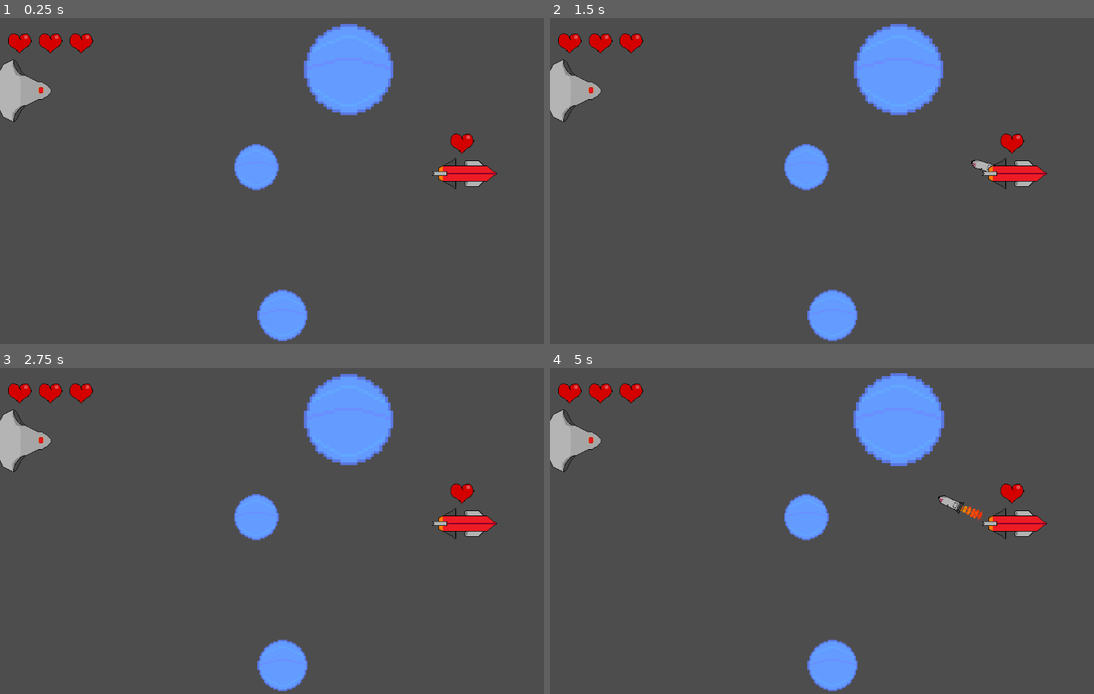
Above: before the commit, frames 1-4 (two rows, left to right).
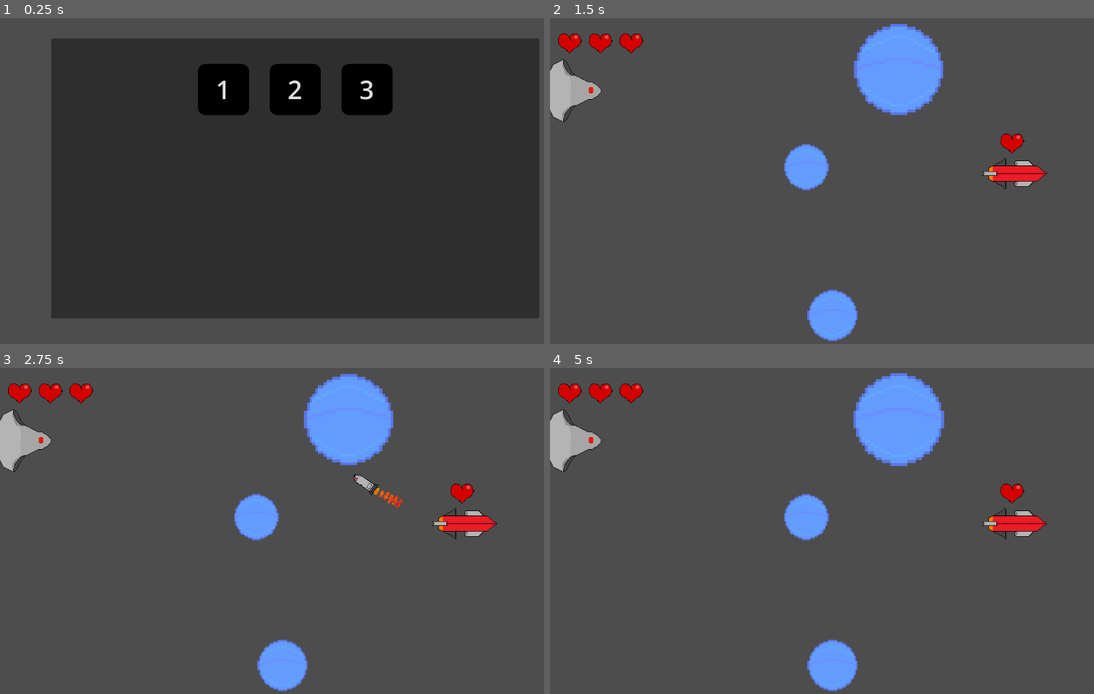
Above: after the commit, the same moments.

Repository: farkon00/GMTK2024
Game: Godot game, scene res://Main.tscn
Same seed, same stepped clock (60 frames per second), same inputs: the game is played once before the commit and once after it.
Inputs (mouse positions are in pixels of both pictures, inside the frame that each line leads up to):
- Up to frame 1 (0.25 s): no input
- Up to frame 2 (1.5 s): click (773, 89) at 0.5 s, where only the run after the commit has a clickable "1"; tap Enter at 1.25 s; move the mouse to (974, 161) at 1.27 s; click (974, 161) at 1.42 s
- Up to frame 3 (2.75 s): move the mouse to (179, 544) at 2.02 s; click (179, 544) at 2.17 s
- Up to frame 4 (5 s): move the mouse to (903, 456) at 2.77 s; click (903, 456) at 2.92 s; tap Space at 3.5 s; move the mouse to (816, 596) at 3.52 s; click (816, 596) at 3.67 s; tap Enter at 4.25 s; move the mouse to (1023, 576) at 4.27 s; click (1023, 576) at 4.42 s

The runs differ from the first frame. In frame 1, 79% of the frame differs, in the area x 0-100%, y 1-100%; in frame 2, less than 0.1%; in frame 3, 0.2%; in frame 4, 0.2%.

Commit message:
Added level select functionality

Diff:
--- a/Main.tscn
+++ b/Main.tscn
@@ -1,20 +1,22 @@
-[gd_scene load_steps=5 format=3 uid="uid://60x0tpw1kfl1"]
+[gd_scene load_steps=6 format=3 uid="uid://60x0tpw1kfl1"]
 
 [ext_resource type="PackedScene" uid="uid://hjk2yrp438kv" path="res://Levels/level1.tscn" id="2_vivy5"]
 [ext_resource type="PackedScene" uid="uid://dbagmxdk5mime" path="res://Levels/level2.tscn" id="3_4e7he"]
 [ext_resource type="Script" path="res://Scripts/GameManager.gd" id="4_0dhc0"]
+[ext_resource type="Theme" uid="uid://cvftj2ibeautp" path="res://Themes/LevelSelectScreen.tres" id="4_xl53m"]
 
 [sub_resource type="LabelSettings" id="LabelSettings_n6bjm"]
 font_size = 90
 
 [node name="Node2D" type="Node2D"]
 
-[node name="GameManager" type="Node" parent="."]
+[node name="GameManager" type="Node" parent="." node_paths=PackedStringArray("level_box")]
+process_priority = 2
 script = ExtResource("4_0dhc0")
 levels = Array[PackedScene]([ExtResource("2_vivy5"), ExtResource("3_4e7he")])
+level_box = NodePath("LevelSelectUI/Panel/Control/LevelBox")
 
 [node name="GameOverUI" type="Control" parent="GameManager"]
-process_mode = 4
 visible = false
 z_index = 100
 layout_mode = 3
@@ -22,31 +24,37 @@
 offset_right = 1920.0
 offset_bottom = 1080.0
 
-[node name="PanelContainer" type="PanelContainer" parent="GameManager/GameOverUI"]
+[node name="Panel" type="Panel" parent="GameManager/GameOverUI"]
 layout_mode = 0
-offset_right = 1920.0
-offset_bottom = 1080.0
-scale = Vector2(0.600009, 0.60001)
+offset_right = 1152.0
+offset_bottom = 648.0
 
-[node name="ColorRect" type="ColorRect" parent="GameManager/GameOverUI/PanelContainer"]
-z_index = -1
-layout_mode = 2
-color = Color(0, 0, 0, 0.784314)
-
-[node name="VBoxContainer" type="VBoxContainer" parent="GameManager/GameOverUI/PanelContainer"]
-layout_mode = 2
+[node name="VBoxContainer" type="VBoxContainer" parent="GameManager/GameOverUI/Panel"]
+layout_mode = 1
+anchors_preset = 15
+anchor_right = 1.0
+anchor_bottom = 1.0
+grow_horizontal = 2
+grow_vertical = 2
 size_flags_horizontal = 4
 size_flags_vertical = 4
+alignment = 1
 
-[node name="GameOverLabel" type="Label" parent="GameManager/GameOverUI/PanelContainer/VBoxContainer"]
+[node name="GameOverLabel" type="Label" parent="GameManager/GameOverUI/Panel/VBoxContainer"]
 layout_mode = 2
 text = "Game Over"
 label_settings = SubResource("LabelSettings_n6bjm")
 horizontal_alignment = 1
 vertical_alignment = 1
 
+[node name="LevelSelectButton" type="Button" parent="GameManager/GameOverUI/Panel/VBoxContainer"]
+custom_minimum_size = Vector2(300, 100)
+layout_mode = 2
+size_flags_horizontal = 4
+theme = ExtResource("4_xl53m")
+text = "Level Select"
+
 [node name="YouWinUI" type="Control" parent="GameManager"]
-process_mode = 4
 visible = false
 z_index = 100
 layout_mode = 3
@@ -54,27 +62,88 @@
 offset_right = 1920.0
 offset_bottom = 1080.0
 
-[node name="PanelContainer" type="PanelContainer" parent="GameManager/YouWinUI"]
+[node name="Panel" type="Panel" parent="GameManager/YouWinUI"]
 layout_mode = 0
-offset_right = 1920.0
-offset_bottom = 1080.0
-scale = Vector2(0.600009, 0.60001)
+offset_right = 1152.0
+offset_bottom = 648.0
 
-[node name="ColorRect" type="ColorRect" parent="GameManager/YouWinUI/PanelContainer"]
-z_index = -1
-layout_mode = 2
-color = Color(0, 0, 0, 0.784314)
-
-[node name="VBoxContainer" type="VBoxContainer" parent="GameManager/YouWinUI/PanelContainer"]
-layout_mode = 2
+[node name="VBoxContainer" type="VBoxContainer" parent="GameManager/YouWinUI/Panel"]
+layout_mode = 1
+anchors_preset = 15
+anchor_right = 1.0
+anchor_bottom = 1.0
+grow_horizontal = 2
+grow_vertical = 2
 size_flags_horizontal = 4
 size_flags_vertical = 4
+alignment = 1
 
-[node name="GameOverLabel" type="Label" parent="GameManager/YouWinUI/PanelContainer/VBoxContainer"]
+[node name="YouWinLabel" type="Label" parent="GameManager/YouWinUI/Panel/VBoxContainer"]
 layout_mode = 2
-text = "You win"
+text = "You Win"
 label_settings = SubResource("LabelSettings_n6bjm")
 horizontal_alignment = 1
 vertical_alignment = 1
 
-[node name="Level" parent="." instance=ExtResource("2_vivy5")]
+[node name="LevelSelectButton" type="Button" parent="GameManager/YouWinUI/Panel/VBoxContainer"]
+custom_minimum_size = Vector2(300, 100)
+layout_mode = 2
+size_flags_horizontal = 4
+theme = ExtResource("4_xl53m")
+text = "Level Select"
+
+[node name="LevelSelectUI" type="Control" parent="GameManager"]
+layout_mode = 3
+anchors_preset = 0
+offset_right = 1152.0
+offset_bottom = 648.0
+
+[node name="Panel" type="Panel" parent="GameManager/LevelSelectUI"]
+z_index = 10
+layout_mode = 1
+anchors_preset = 8
+anchor_left = 0.5
+anchor_top = 0.5
+anchor_right = 0.5
+anchor_bottom = 0.5
+offset_left = -476.0
+offset_top = -274.0
+offset_right = 476.0
+offset_bottom = 274.0
+grow_horizontal = 2
+grow_vertical = 2
+
+[node name="Control" type="Control" parent="GameManager/LevelSelectUI/Panel"]
+anchors_preset = 0
+offset_top = 50.0
+offset_right = 40.0
+offset_bottom = 90.0
+
+[node name="LevelBox" type="HBoxContainer" parent="GameManager/LevelSelectUI/Panel/Control"]
+layout_mode = 2
+offset_right = 952.0
+offset_bottom = 100.0
+grow_horizontal = 2
+theme_override_constants/separation = 40
+alignment = 1
+
+[node name="Level1" type="Button" parent="GameManager/LevelSelectUI/Panel/Control/LevelBox"]
+custom_minimum_size = Vector2(100, 100)
+layout_mode = 2
+theme = ExtResource("4_xl53m")
+text = "1"
+
+[node name="Level2" type="Button" parent="GameManager/LevelSelectUI/Panel/Control/LevelBox"]
+custom_minimum_size = Vector2(100, 100)
+layout_mode = 2
+theme = ExtResource("4_xl53m")
+text = "2"
+
+[node name="Level3" type="Button" parent="GameManager/LevelSelectUI/Panel/Control/LevelBox"]
+custom_minimum_size = Vector2(100, 100)
+layout_mode = 2
+theme = ExtResource("4_xl53m")
+text = "3"
+
+[connection signal="pressed" from="GameManager/GameOverUI/Panel/VBoxContainer/LevelSelectButton" to="GameManager" method="_on_level_select_button_pressed"]
+[connection signal="pressed" from="GameManager/YouWinUI/Panel/VBoxContainer/LevelSelectButton" to="GameManager" method="_on_level_select_button_pressed"]
--- a/Nodes/level_select_ui.tscn
+++ /dev/null
@@ -1,56 +0,0 @@
-[gd_scene load_steps=2 format=3 uid="uid://vcbhxpqj7mvw"]
-
-[ext_resource type="Theme" uid="uid://cvftj2ibeautp" path="res://Themes/LevelSelectScreen.tres" id="1_rtok5"]
-
-[node name="LevelSelectUI" type="Control"]
-layout_mode = 3
-anchors_preset = 0
-offset_right = 1152.0
-offset_bottom = 648.0
-
-[node name="Panel" type="Panel" parent="."]
-z_index = 10
-layout_mode = 1
-anchors_preset = 8
-anchor_left = 0.5
-anchor_top = 0.5
-anchor_right = 0.5
-anchor_bottom = 0.5
-offset_left = -476.0
-offset_top = -274.0
-offset_right = 476.0
-offset_bottom = 274.0
-grow_horizontal = 2
-grow_vertical = 2
-
-[node name="Control" type="Control" parent="Panel"]
-anchors_preset = 0
-offset_top = 50.0
-offset_right = 40.0
-offset_bottom = 90.0
-
-[node name="HBoxContainer" type="HBoxContainer" parent="Panel/Control"]
-layout_mode = 2
-offset_right = 952.0
-offset_bottom = 100.0
-grow_horizontal = 2
-theme_override_constants/separation = 40
-alignment = 1
-
-[node name="Level1" type="Button" parent="Panel/Control/HBoxContainer"]
-custom_minimum_size = Vector2(100, 100)
-layout_mode = 2
-theme = ExtResource("1_rtok5")
-text = "1"
-
-[node name="Level2" type="Button" parent="Panel/Control/HBoxContainer"]
-custom_minimum_size = Vector2(100, 100)
-layout_mode = 2
-theme = ExtResource("1_rtok5")
-text = "2"
-
-[node name="Level3" type="Button" parent="Panel/Control/HBoxContainer"]
-custom_minimum_size = Vector2(100, 100)
-layout_mode = 2
-theme = ExtResource("1_rtok5")
-text = "3"
--- a/Scripts/GameManager.gd
+++ b/Scripts/GameManager.gd
@@ -2,10 +2,11 @@
 extends Node
 
 @export var levels: Array[PackedScene] = []
+@export var level_box: Node
 
 static var instance: GameManager
 
-var is_game_stopped: bool = false
+var is_game_stopped: bool = true
 var currently_changing: Planet = null
 var enemy_ships: Array[EnemyShip] = []
 var time_since_victory: float = 0
@@ -14,21 +15,49 @@
 func _init():
 	instance = self
 
-func initialize_level():
-	for child in $"../Level/EnemyShips".get_children():
+func set_active(node: Node, value: bool):
+	node.set_process(value)
+	node.visible = value
+
+func initialize_level(id: int):
+	var current_level = $"../Level"
+	if current_level != null:
+		current_level.free()
+	current_level = levels[id].instantiate()
+	$"..".add_child(current_level)
+	is_game_stopped = false
+	has_won = false
+	time_since_victory = 0
+	currently_changing = null
+
+	enemy_ships.clear()
+	for child in current_level.get_node("EnemyShips").get_children():
 		if child is EnemyShip:
 			enemy_ships.append(child)
 
+func level_selected(id: int):
+	set_active($"LevelSelectUI", false)
+	initialize_level(id)
+
+func _on_level_select_button_pressed():
+	set_active($"YouWinUI", false)
+	set_active($"GameOverUI", false)
+	set_active($"LevelSelectUI", true)
+
 func _ready():
-	initialize_level()
+	set_active($"YouWinUI", false)
+	set_active($"GameOverUI", false)
+
+	var buttons = level_box.get_children()
+	for i in range(buttons.size()):
+		buttons[i].connect("pressed", func (): level_selected(i))
 
 func gameover():
 	is_game_stopped = true
-	$"GameOverUI".set_process(true)
-	$"GameOverUI".visible = true
+	set_active($"GameOverUI", true)
 
 func _input(event):
-	if !(event is InputEventMouseButton): return
+	if is_game_stopped || !(event is InputEventMouseButton): return
 	if event.button_index != MOUSE_BUTTON_LEFT && event.button_index != MOUSE_BUTTON_RIGHT: return
 	if !event.pressed:
 		if currently_changing != null:
@@ -49,8 +78,7 @@
 func win():
 	is_game_stopped = true
 	has_won = true
-	$"YouWinUI".set_process(true)
-	$"YouWinUI".visible = true
+	set_active($"YouWinUI", true)
 
 func _process(delta):
 	if has_won:
@@ -65,10 +93,5 @@
 			# TODO: congrats gg screen
 			pass
 		else:
-			current_level.free()
-			current_level = levels[new_level_id].instantiate()
-			$"..".add_child(current_level)
-			is_game_stopped = false
-			$"YouWinUI".set_process(false)
-			$"YouWinUI".visible = false
-			initialize_level()
+			set_active($"YouWinUI", false)
+			initialize_level(new_level_id)
